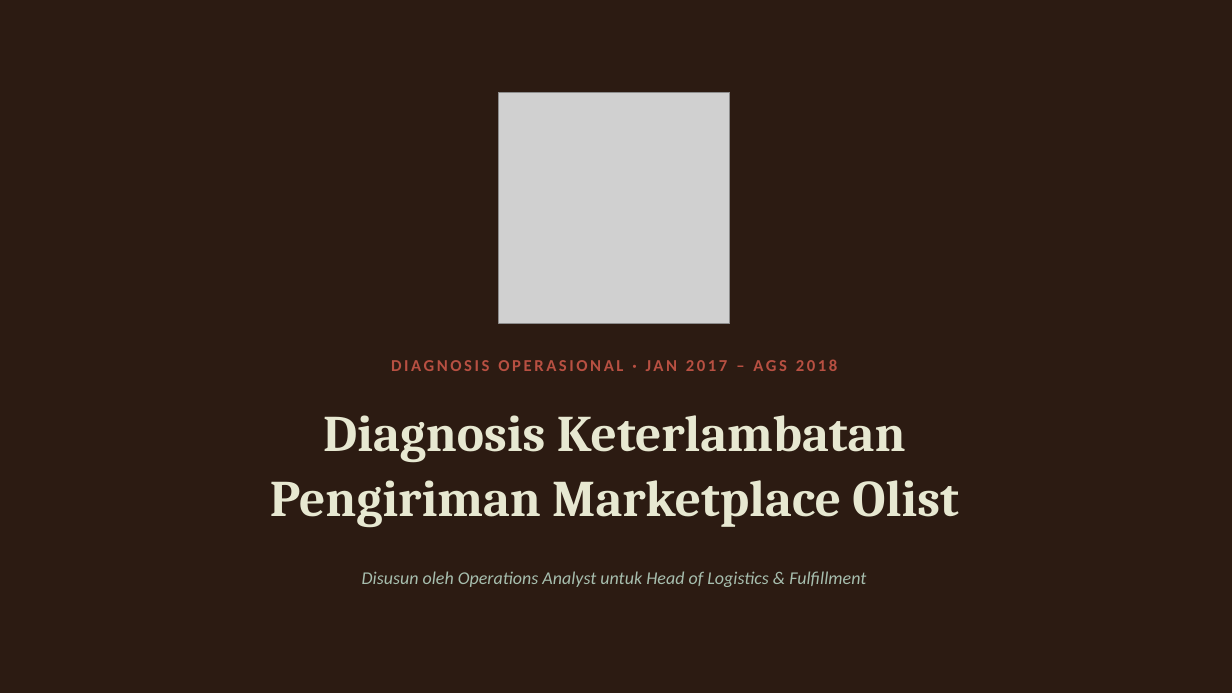
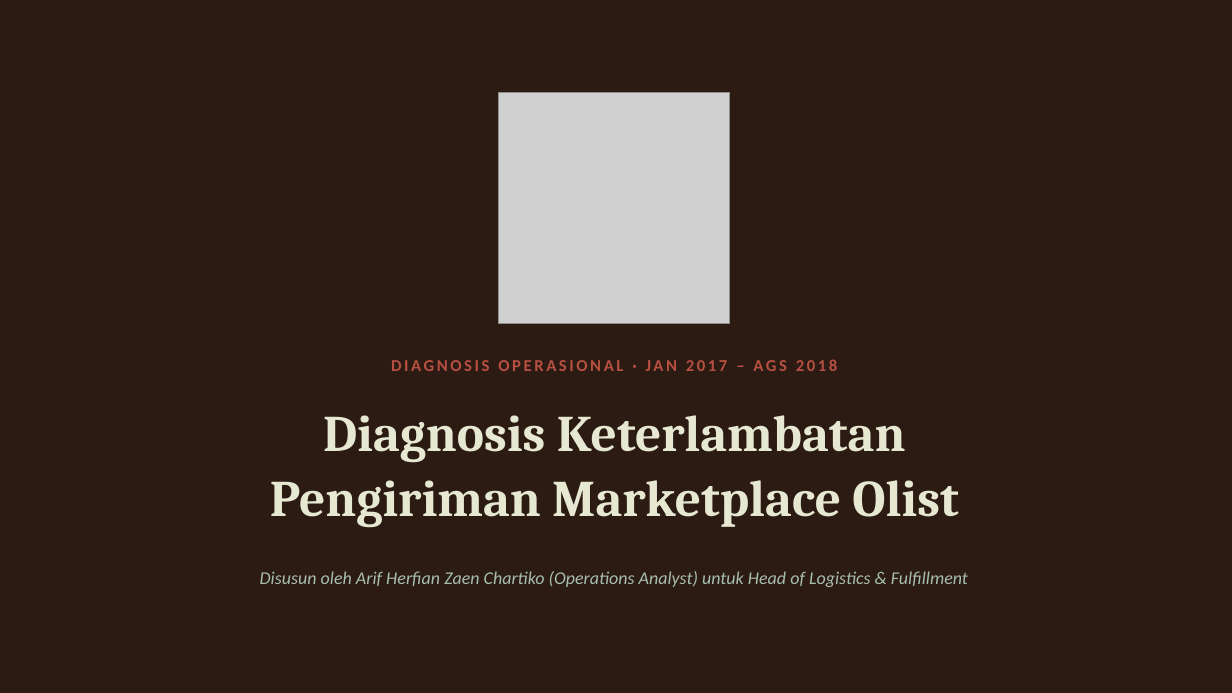
Before and after one commit to ArifHerfianZaenChartiko/Diagnosis-Keterlambatan-Pengiriman-Marketplace-Olist, a slide deck: slide 1 of 07_presentation/Diagnosis_Keterlambatan_Pengiriman_Olist.pptx. Drawn at 1232x693 pixels with LibreOffice and Linux fonts; fonts in the diff are those of the drawing; grey boxes stand for pictures. Boxes give left, top, right and bottom in pixels: in the first picture for what was removed or moved away, otherwise in the second. Text is boxed around its words. In the diff, an @@ line names an element or a change of style, - is before the commit and + after.

```diff
--- a/07_presentation/Diagnosis_Keterlambatan_Pengiriman_Olist.pptx
+++ b/07_presentation/Diagnosis_Keterlambatan_Pengiriman_Olist.pptx
@@ text at (260, 571, 968, 587): text changed @@
-Disusun oleh Operations Analyst untuk Head of Logistics & Fulfillment
+Disusun oleh Arif Herfian Zaen Chartiko (Operations Analyst) untuk Head of Logistics & Fulfillment
```
Also in this commit, not shown: 7 other slides changed, 9 other files.
